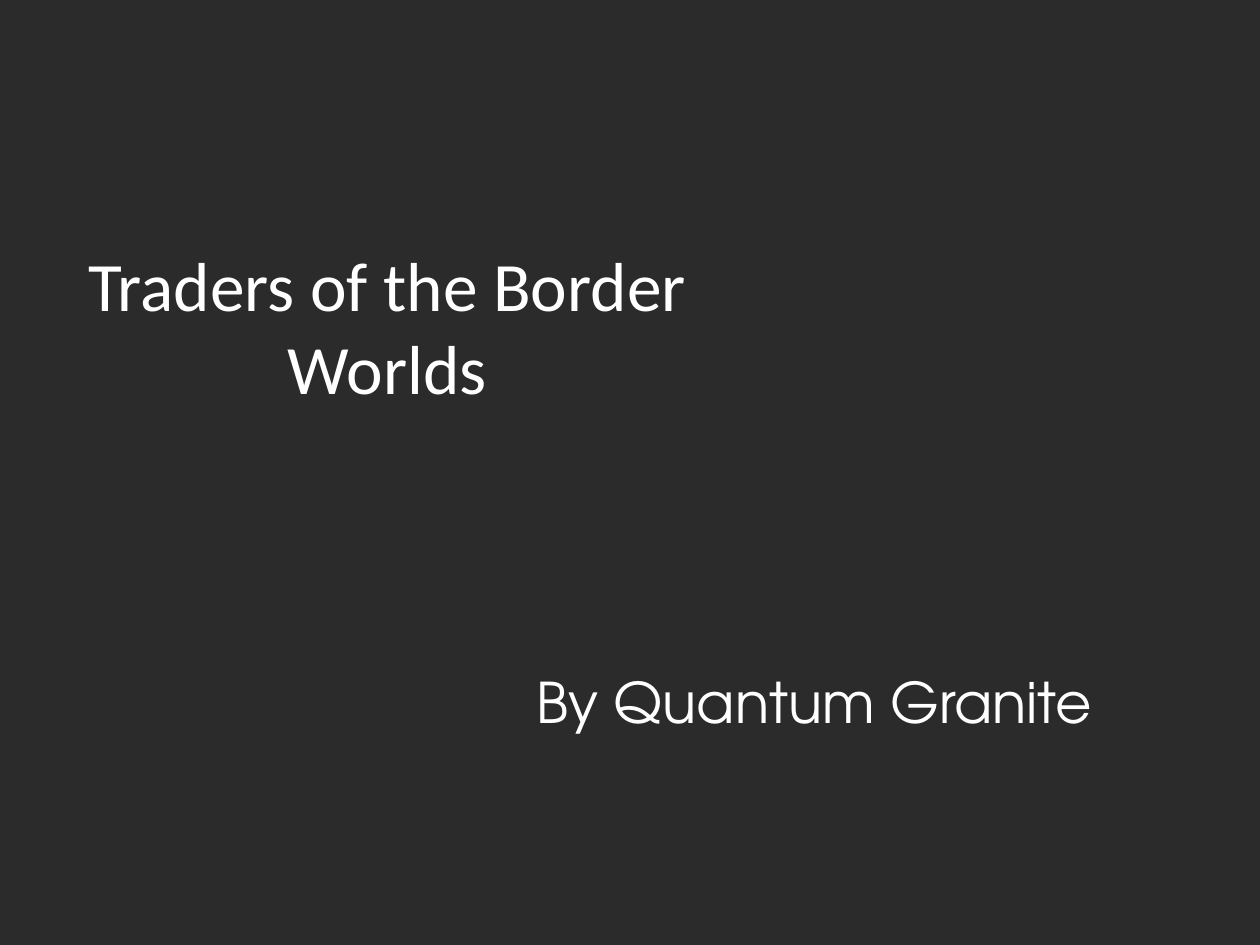
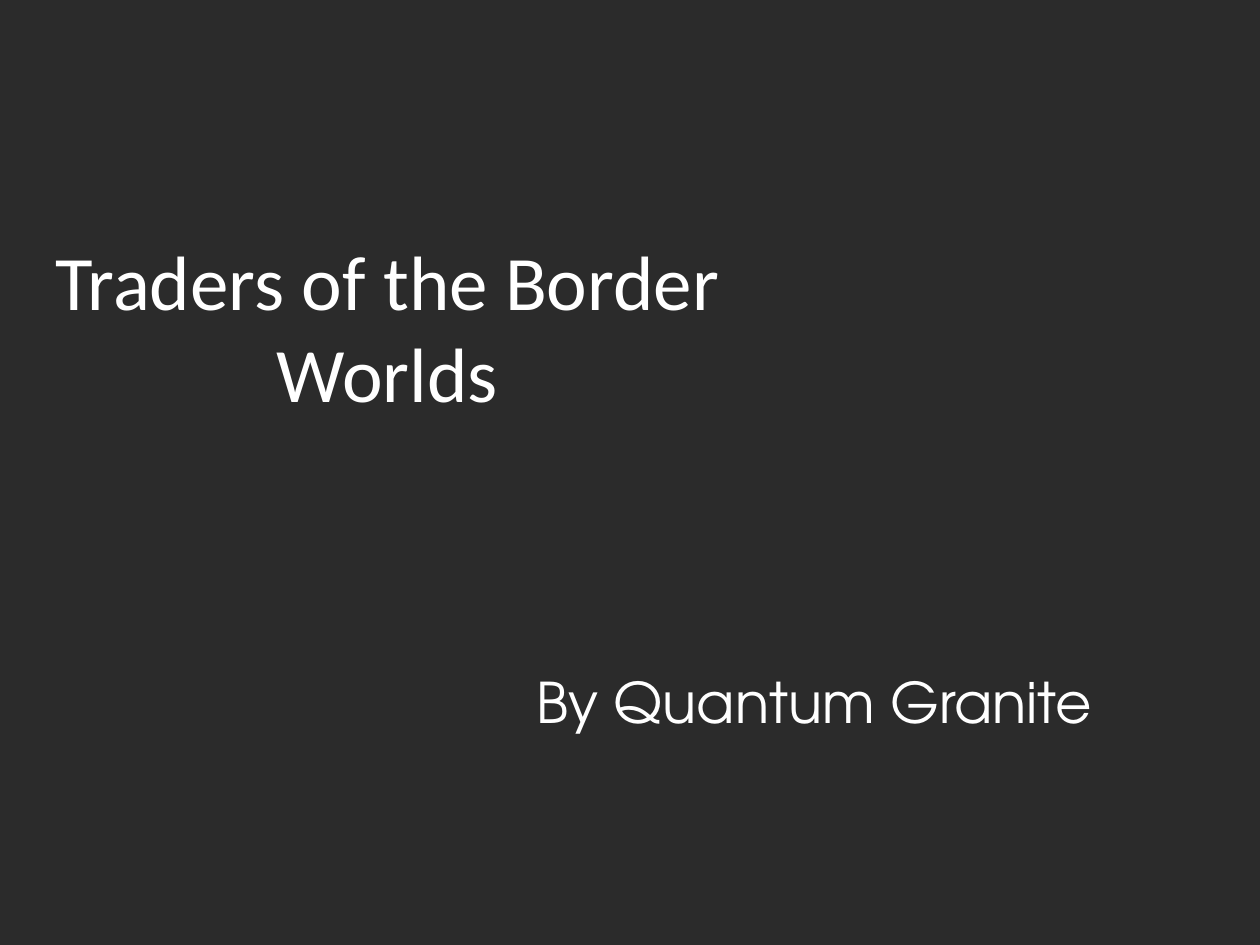
Before and after one commit to theNimja/BorderWorlds, a slide deck: slide 1 of Traders of the Border Worlds.pptx. Drawn at 1260x945 pixels with LibreOffice and Linux fonts; fonts in the diff are those of the drawing; background and template pictures are left out; a plain dark background stands for a picture behind light text. Boxes give left, top, right and bottom in pixels: in the first picture for what was removed or moved away, otherwise in the second. Text is boxed around its words. In the diff, an @@ line names an element or a change of style, - is before the commit and + after.

```diff
--- a/Traders of the Border Worlds.pptx
+++ b/Traders of the Border Worlds.pptx
@@ title "Traders of the Border Worlds" at (55,256,719,403): size 39.6 to 44 pt @@
```
Also in this commit, not shown: 3 other slides changed, 1 other file.
